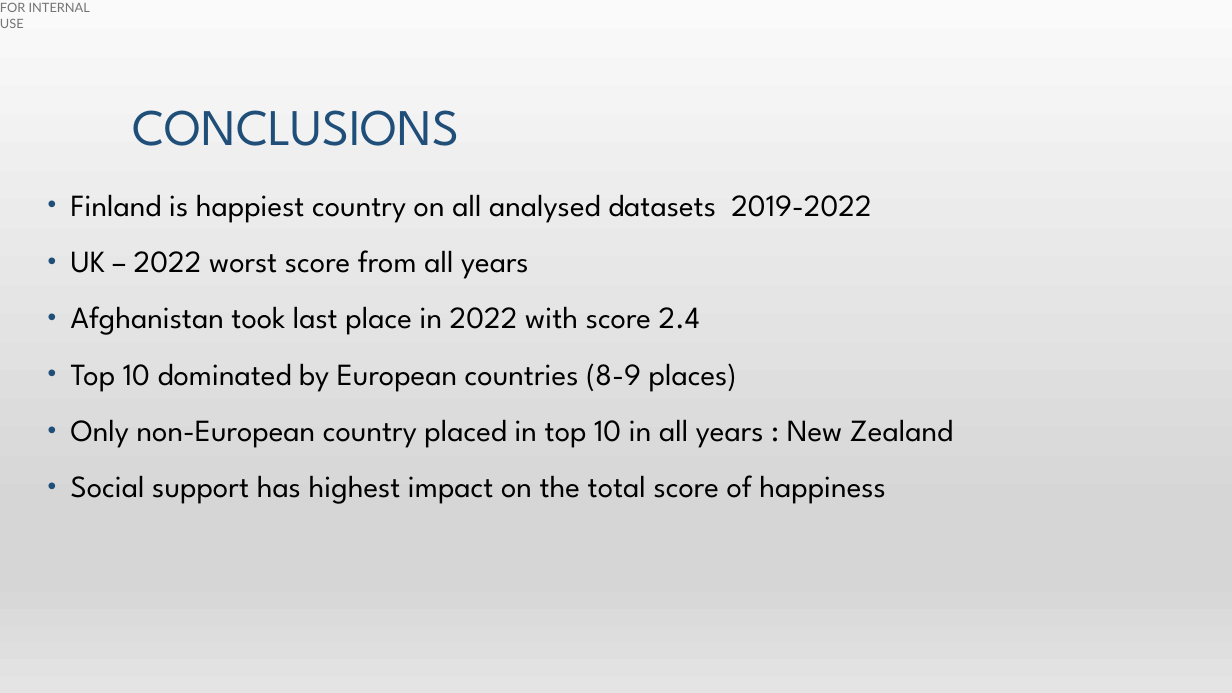
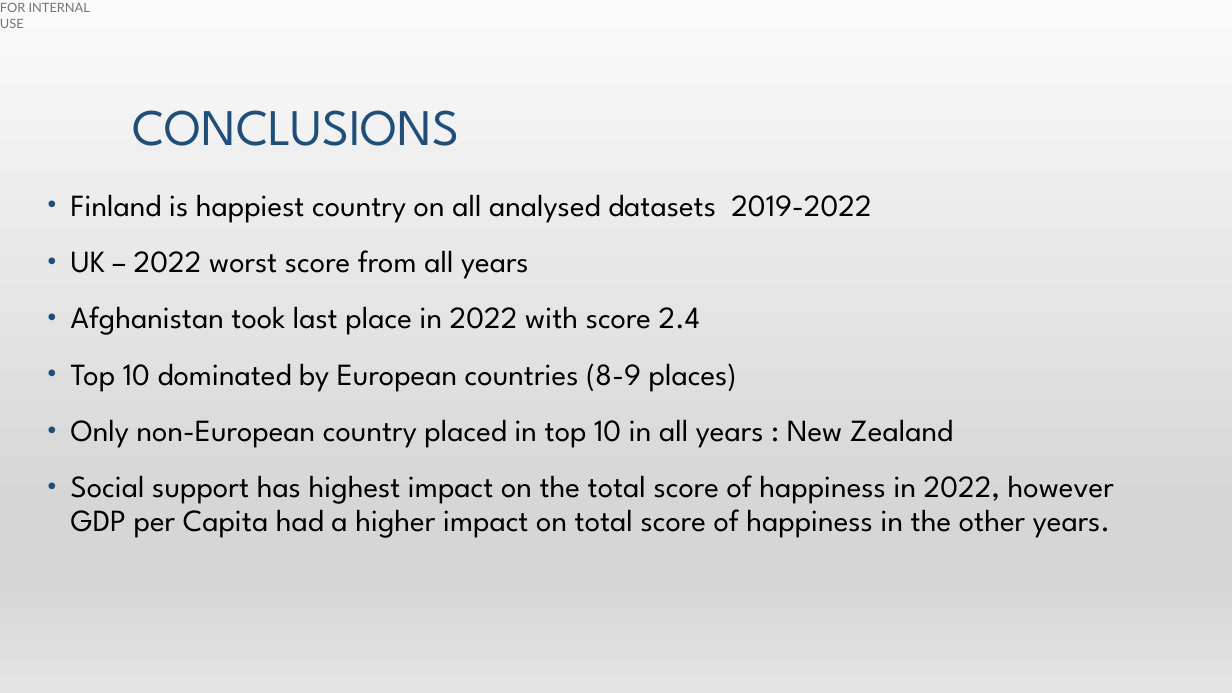
Before and after one commit to SNNandhini/Project-3-World_Happiness, a slide deck: slide 11 of Project Documents/World_happiness_presentation.pptx. Drawn at 1232x693 pixels with LibreOffice and Linux fonts; fonts in the diff are those of the drawing. Boxes give left, top, right and bottom in pixels: in the first picture for what was removed or moved away, otherwise in the second. Text is boxed around its words. In the diff, an @@ line names an element or a change of style, - is before the commit and + after.

```diff
--- a/Project Documents/World_happiness_presentation.pptx
+++ b/Project Documents/World_happiness_presentation.pptx
@@ text at box(71, 475, 1114, 538): text changed @@
-• Social support has highest impact on the total score of happiness
+• Social support has highest impact on the total score of happiness in 2022, however GDP per Capita had a higher impact on total score of happiness in the other years.
```
Also in this commit, not shown: 3 other slides changed, 1 other file.
